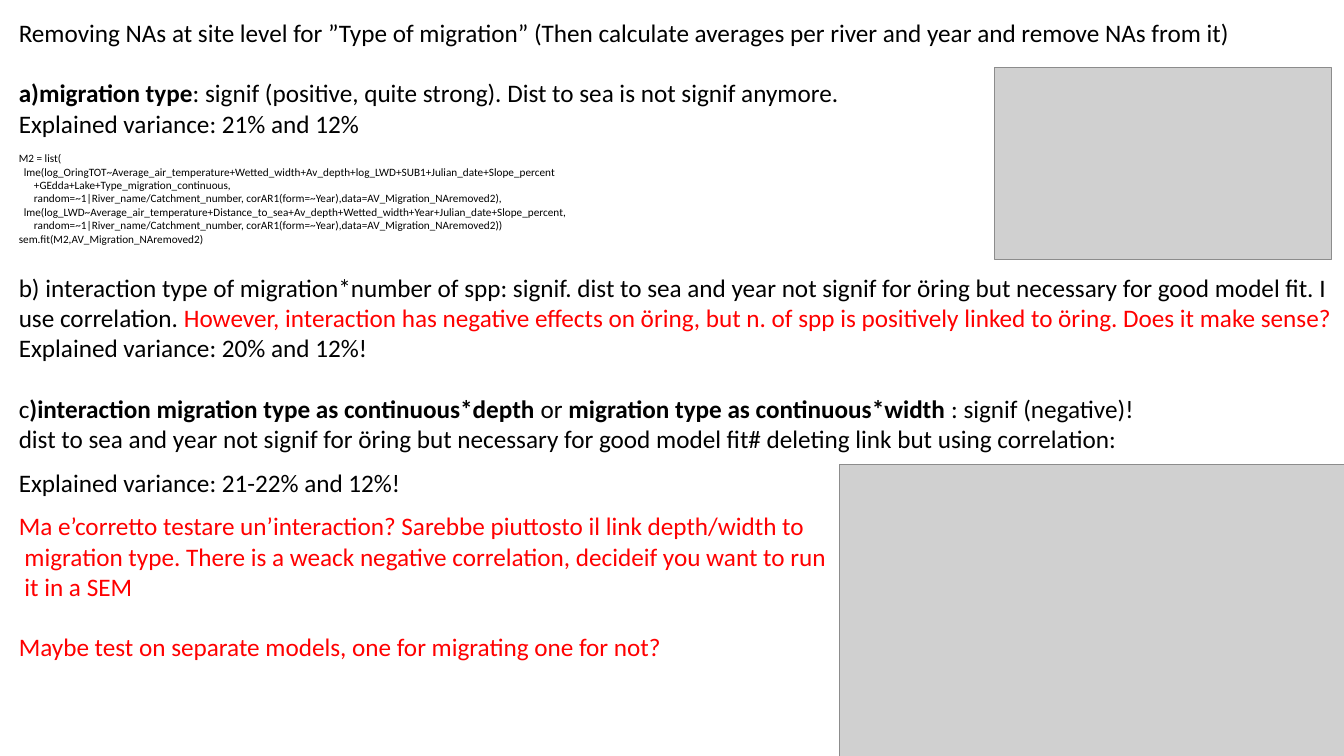
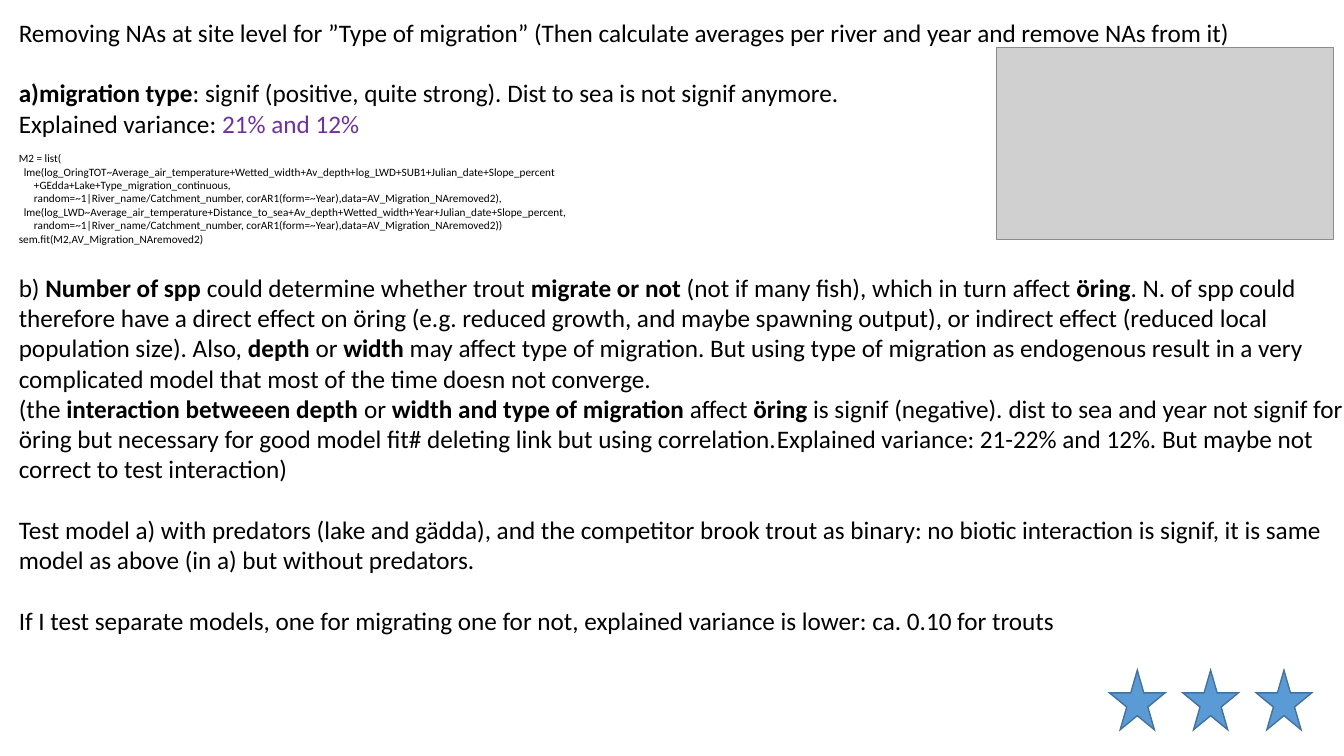
Before and after one commit to SerenaDonadi/Dod-ved, a slide deck: slide 17 of Electrofish data/LWD_analyses.pptx (slide 20 before the commit). Drawn at 1344x756 pixels with LibreOffice and Linux fonts; fonts in the diff are those of the drawing; grey boxes stand for pictures. Boxes give left, top, right and bottom in pixels: in the first picture for what was removed or moved away, otherwise in the second. Text is boxed around its words. In the diff, an @@ line names an element or a change of style, - is before the commit and + after.

Commit message:
salmon models

```diff
--- a/Electrofish data/LWD_analyses.pptx
+++ b/Electrofish data/LWD_analyses.pptx
@@ picture: place and size @@
-picture at box(994, 68, 1332, 259)
+picture at box(996, 47, 1334, 239)
@@ text at box(19, 115, 359, 137): text colour #000000 to #7030A0 in "21% and 12%" @@
@@ text at box(19, 278, 1342, 635): text changed @@
-b) interaction type of migration*number of spp: signif. dist to sea and year not signif for öring but necessary for good model fit. I use correlation. However, interaction has negative effects on öring, but n. of spp is positively linked to öring. Does it make sense?
-Explained variance: 20% and 12%!
-c)interaction migration type as continuous*depth or migration type as continuous*width : signif (negative)!
-dist to sea and year not signif for öring but necessary for good model fit# deleting link but using correlation:
-Explained variance: 21-22% and 12%!
-Ma e’corretto testare un’interaction? Sarebbe piuttosto il link depth/width to
-migration type. There is a weack negative correlation, decideif you want to run
-it in a SEM
-Maybe test on separate models, one for migrating one for not?
+b) Number of spp could determine whether trout migrate or not (not if many fish), which in turn affect öring. N. of spp could therefore have a direct effect on öring (e.g. reduced growth, and maybe spawning output), or indirect effect (reduced local population size). Also, depth or width may affect type of migration. But using type of migration as endogenous result in a very complicated model that most of the time doesn not converge.
+(the interaction betweeen depth or width and type of migration affect öring is signif (negative). dist to sea and year not signif for öring but necessary for good model fit# deleting link but using correlation.Explained variance: 21-22% and 12%. But maybe not correct to test interaction)
+Test model a) with predators (lake and gädda), and the competitor brook trout as binary: no biotic interaction is signif, it is same model as above (in a) but without predators.
+If I test separate models, one for migrating one for not, explained variance is lower: ca. 0.10 for trouts
@@ picture removed at box(840, 465, 1344, 756) @@
@@ star added at box(1110, 670, 1166, 730), fill #5B9BD5, outline #43739E 1 pt @@
@@ star added at box(1184, 670, 1239, 730), fill #5B9BD5, outline #43739E 1 pt @@
@@ star added at box(1256, 670, 1312, 730), fill #5B9BD5, outline #43739E 1 pt @@
```
Also in this commit, not shown: 5 other slides changed, 2 slides added, 1 other file.
